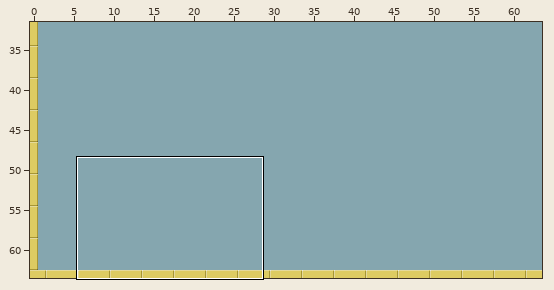
Tiled map (JSON): tiled/maps/0-12.json. Above: a wide view before the commit, with the close-up outlined.
Close-up. Before the commit:
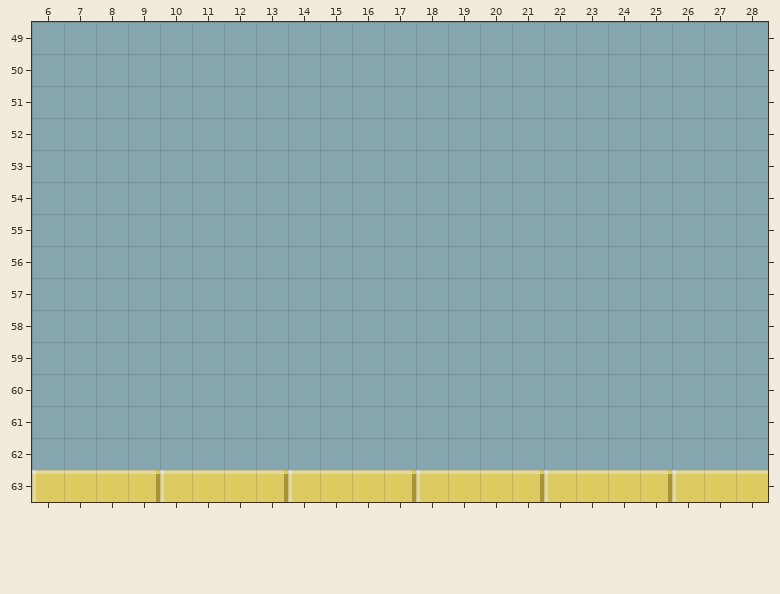
Cells are 8x8 px. Shown: x 6..28, y 49..63.
Now the later version:
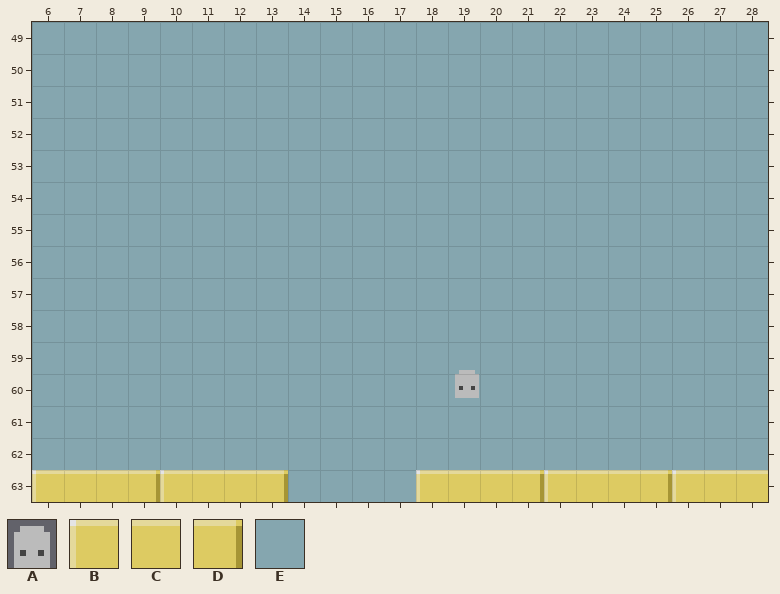
Key: from "objects": A 1; from "tileset": B 186, C 187, D 188, E 200.
_ is an empty cell.
Objects are placed by their top-left corner, in cells (3,4 is the top-left corner of cell 3,4); size is 1x1 cell unless given.
Diff:
{"where": "layer \"main\""}
{"y":63,"x":14,"old":"BCCD","new":"EEEE"}
{"where": "layer \"objects\""}
{"now": "A at 19.1,59.8"}
{"label":"added","picture_box":[455,370,479,398]}
{"label":"changed","picture_box":[288,470,416,502]}
